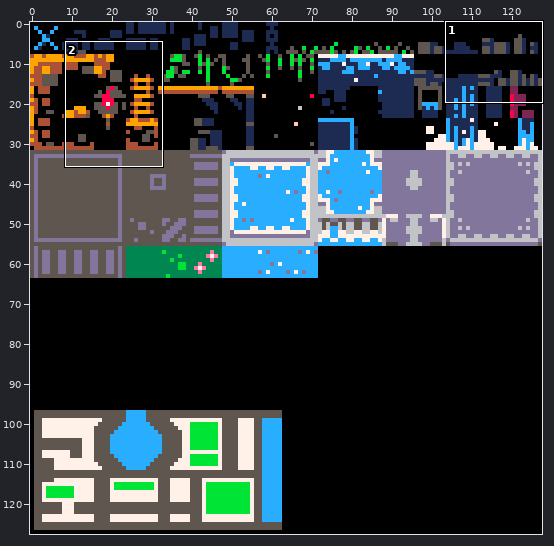
Two states of a pixel-art file, map.ase. Above, an overview of the earlier version with the close-up marked.
Close-up. Before the commit:
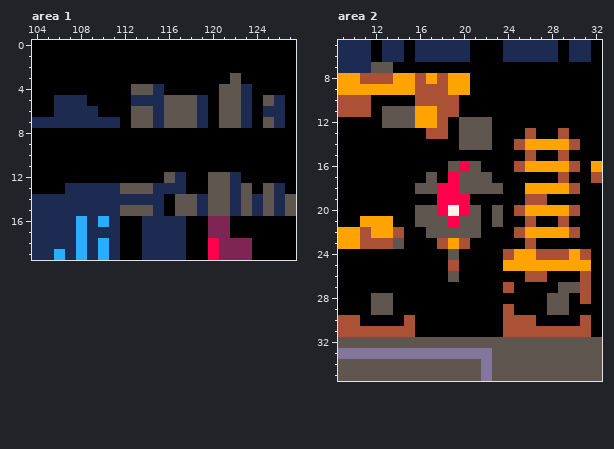
128x128 pixels, 1 frame. Shown: area 1: x 104..127, y 0..19; area 2: x 9..32, y 5..35. The commit also changed other parts of the picture, which this record leaves out.
Once edited:
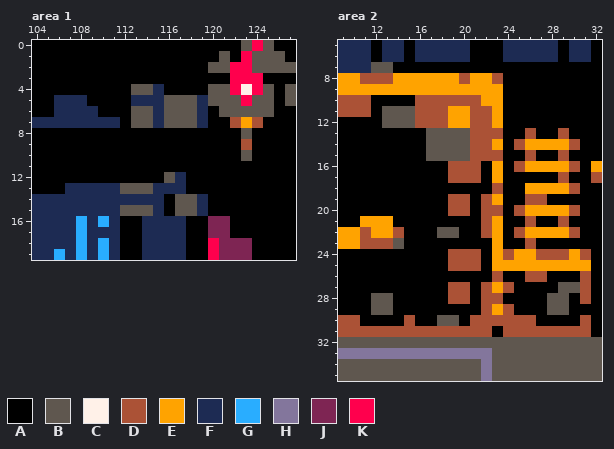
Palette (. is transparent): A #000000  B #5f574f  C #fff1e8  D #ab5236  E #ffa300  F #1d2b53  G #29adff  H #83769c  J #7e2553  K #ff004d
The edit:
--- area 1, layer "Foreground"
@@ x 118..127 @@
- 0 AAAAAAAAAA
- 1 AAAAAAAAAA
- 2 AAAAAAAAAA
- 3 AAAABAAAAA
- 4 AAABBFAAAA
- 5 BFABBFABFA
- 6 BFABBFAFFA
- 7 BFABBFABFA
- 8 AAAAAAAAAA
- 9 AAAAAAAAAA
-10 AAAAAAAAAA
+ 0 AAAAABKBAA
+ 1 AAABAKBBBA
+ 2 AABBKKBBBB
+ 3 AAAAKKKAAA
+ 4 AABBKCKBAB
+ 5 BFBBBKBBAB
+ 6 BFABBBBBAA
+ 7 BFAADEDAAA
+ 8 AAAAABAAAA
+ 9 AAAAADAAAA
+10 AAAAABAAAA
 11 AAAAAAAAAA
-12 AABBFAAAAA
-13 AABBFBABFA
-14 BFBBFBFBFB
-15 BFBBFBFBFB
+12 AAAAAAAAAA
+13 AAAAAAAAAA
+14 BFAAAAAAAA
+15 BFAAAAAAAA
 16 AAJJAAAAAA
--- area 2, layer "Foreground"
@@ x 14..25 @@
  7 AAAAAAAAAAAA
- 8 EEDEDEEAAAAA
- 9 EEDDDEEAAAAA
-10 AADDDDAAAAAA
-11 BBEEDDAAAAAA
-12 BBEEDABBBAAA
-13 AAADDABBBAAA
-14 AAAAAABBBAAD
-15 AAAAAAAAAAAA
-16 AAAAABKBAAAD
-17 AAABAKBBBAAA
-18 AABBKKBBBBAA
-19 AAAAKKKAAAAA
-20 AABBKCKBABAD
-21 AABBBKBBABAA
-22 DAABBBBBAAAD
-23 BAAADEDAAAAA
-24 AAAAABAAAADE
-25 AAAAADAAAAEE
-26 AAAAABAAAAAA
-27 AAAAAAAAAADA
-28 AAAAAAAAAAAA
-29 AAAAAAAAAADA
-30 ADAAAAAAAADD
-31 DDAAAAAAAADD
+ 8 EEEEEEDEEDAA
+ 9 EEEEEEEEEEAA
+10 AADDDDDDEEAA
+11 BBDDDEEDDEAA
+12 BBDDDEEDDEAA
+13 AAABBBBDDDAA
+14 AAABBBBDDEAD
+15 AAABBBBDDDAA
+16 AAAAADDDAEAD
+17 AAAAADDDAEAA
+18 AAAAAAAAADAA
+19 AAAAADDADEAA
+20 AAAAADDADDAD
+21 AAAAAAAADEAA
+22 DAAABBAADEAD
+23 BAAAAAAAAEAA
+24 AAAAADDDAEDE
+25 AAAAADDDAEEE
+26 AAAAAAAAADAA
+27 AAAAADDADEDA
+28 AAAAADDADDAA
+29 AAAAAAAADEDA
+30 ADAABBADDDDD
+31 DDDDDDDDDADD
 32 BBBBBBBBBBBB
Where, in picture pixels (left, top, right, bottom), the same in both close-ups:
changed: (208, 40, 296, 216)
changed: (415, 73, 503, 337)
